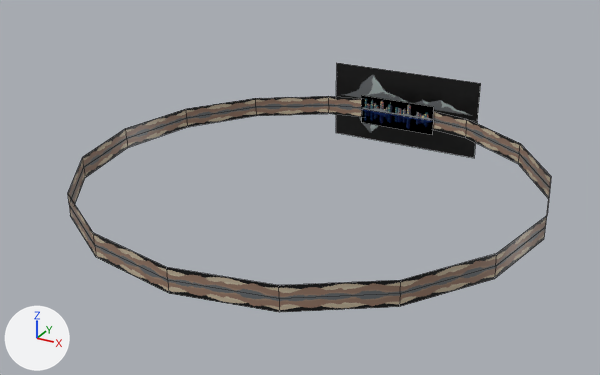
Two versions of the Blender file samples/golf/mod_kit/skybox.blend, one commit apart.
Before and after are seen from a 50 mm lens placed at (15.4, -29.0, 13.9), pointed at (-0.3, -0.3, -0.4). The axes (+X, +Y, +Z) are drawn at lower left. The lights are the same throughout. Mesh edges are drawn as thin lines.

The scene before the commit, as lines of its bpy script (objects in view):
```python
ob_horizon = bpy.data.objects.new('Horizon', me_cylinder)
ob_horizon.location = (0.0, 0.0, 0.0)
ob_mountains = bpy.data.objects.new('Mountains', me_plane)
ob_mountains.location = (0.0, 0.0, 0.0)
ob_skyline = bpy.data.objects.new('Skyline', me_plane_001)
ob_skyline.location = (0.0, 0.0, 0.0)
```
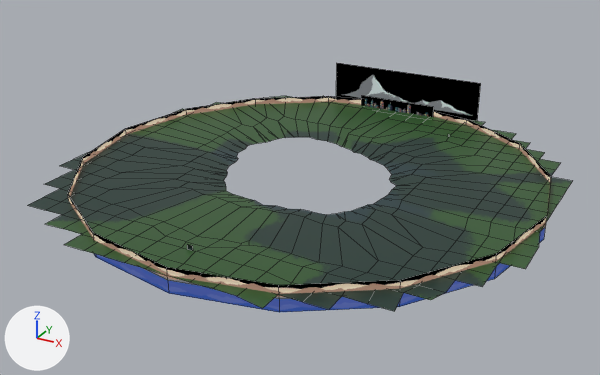
Boxes [x1, y1, x2, y2] around the edits, measured in the pictures (600 x 375 px):
```json
{"object": "Hills", "change": "added", "after": [28, 96, 572, 311], "on screen": "green"}
{"object": "Horizon", "change": "recoloured", "before": [68, 96, 551, 312], "after": [68, 96, 551, 312]}
{"object": "Mountains", "change": "recoloured", "before": [336, 63, 481, 158], "after": [336, 63, 481, 158]}
```

The change, as JSON lines over the scene's bpy script:
```json
{"op": "add", "block": "img_farmland_png", "code": ["img_farmland_png = load_image('farmland.png', '../assets/golf/images/skybox/farmland.png', 896, 768, 'sRGB')"]}
{"block": "mat_horizon", "change": "nodes: BsdfPrincipled, OutputMaterial, TexImage"}
{"block": "mat_horizon", "change": "nodes: Mix, OutputMaterial, SeparateColor, TexImage, VertexColor"}
{"block": "mat_mountain", "change": "nodes: BsdfPrincipled, OutputMaterial, TexImage"}
{"block": "mat_mountain", "change": "nodes: Mix, OutputMaterial, SeparateColor, TexImage, VertexColor"}
{"block": "mat_skyline", "change": "nodes: CombineColor, Math x3, OutputMaterial, SeparateColor x2, TexImage, VertexColor"}
{"block": "mat_skyline", "change": "nodes: Mix, OutputMaterial, SeparateColor, TexImage, VertexColor"}
{"op": "add", "block": "mat_fields", "code": ["mat_fields = principled_material('fields')", "mat_fields.texture = img_farmland_png", "mat_fields.roughness = 0.4"]}
{"op": "add", "block": "me_plane_003", "code": ["me_plane_003 = bpy.data.meshes.new('Plane.003')", "me_plane_003.from_pydata(...)  # 477 vertices, 334 faces; spans x -10.0..10.2, y -10.2..10.0, z -0.1..0.4", "me_plane_003.materials.append(mat_fields)  # picture img_farmland_png"]}
{"op": "add", "block": "ob_hills", "code": ["ob_hills = bpy.data.objects.new('Hills', me_plane_003)", "ob_hills.location = (0.0, 0.0, 0.0)"]}
```
